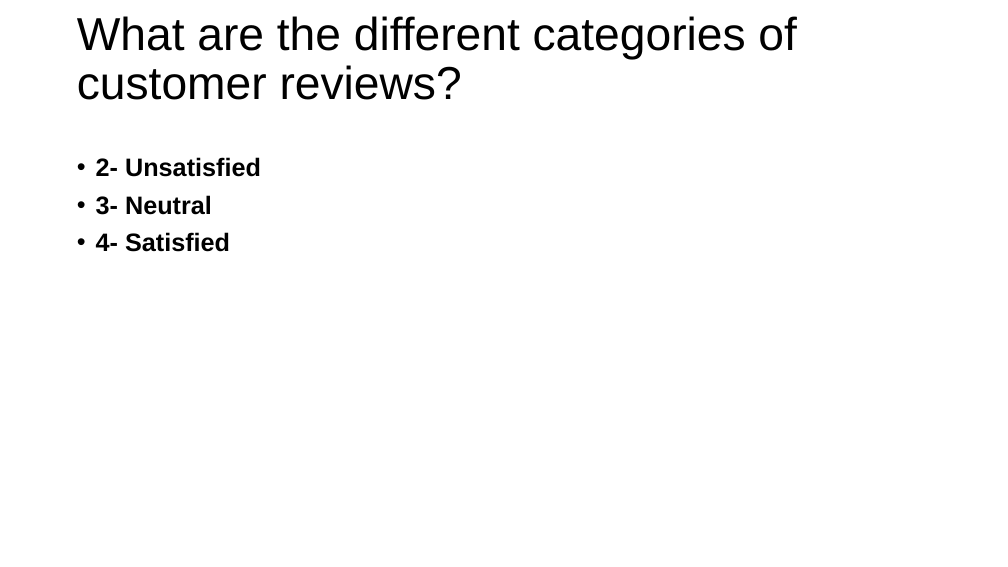
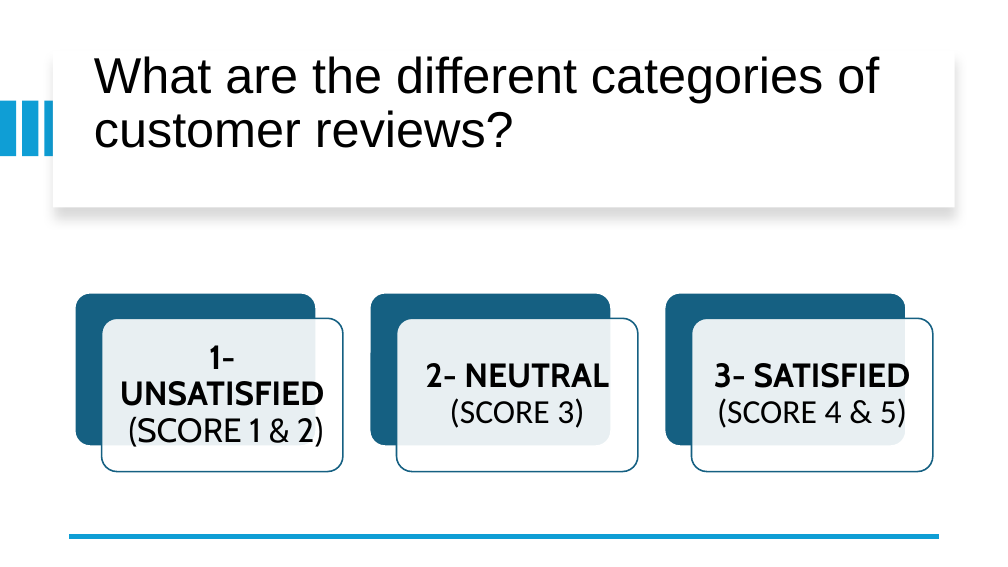
Before and after one commit to Sired1m/data_sprint_olist_G1, a slide deck: slide 3 of Olist Project updated.pptx. Drawn at 1008x567 pixels with LibreOffice and Linux fonts; fonts in the diff are those of the drawing. Boxes give left, top, right and bottom in pixels: in the first picture for what was removed or moved away, otherwise in the second. Text is boxed around its words. In the diff, an @@ line names an element or a change of style, - is before the commit and + after.

```diff
--- a/Olist Project updated.pptx
+++ b/Olist Project updated.pptx
@@ rectangle added at (53,51,955,207), fill #FFFFFF @@
@@ title "What are the different categories ...": place and size @@
-title "What are the different categories ..." at (77,16,796,100)
+title "What are the different categories ..." at (94,56,879,148)
@@ title "What are the different categories ..." at (94,56,879,148): size 44 to 48 pt @@
@@ rectangle added at (0,101,16,157), fill #0F9ED5 @@
@@ rectangle added at (22,101,38,157), fill #0F9ED5 @@
@@ rectangle added at (45,101,60,157), fill #0F9ED5 @@
@@ text removed at (96,157,261,252) @@
-• 2- Unsatisfied
-• 3- Neutral
-• 4- Satisfied
@@ group added at (75,293,933,472): 6 rounded rectangles, 3 texts @@
+1- UNSATISFIED (SCORE 1 & 2)
+2- NEUTRAL (SCORE 3)
+3- SATISFIED (SCORE 4 & 5)
@@ line added from (939, 536) to (70, 536), #0F9ED5 4.5 pt @@
```
Also in this commit, not shown: 25 other slides changed, 2 slides added, 2 other files.
